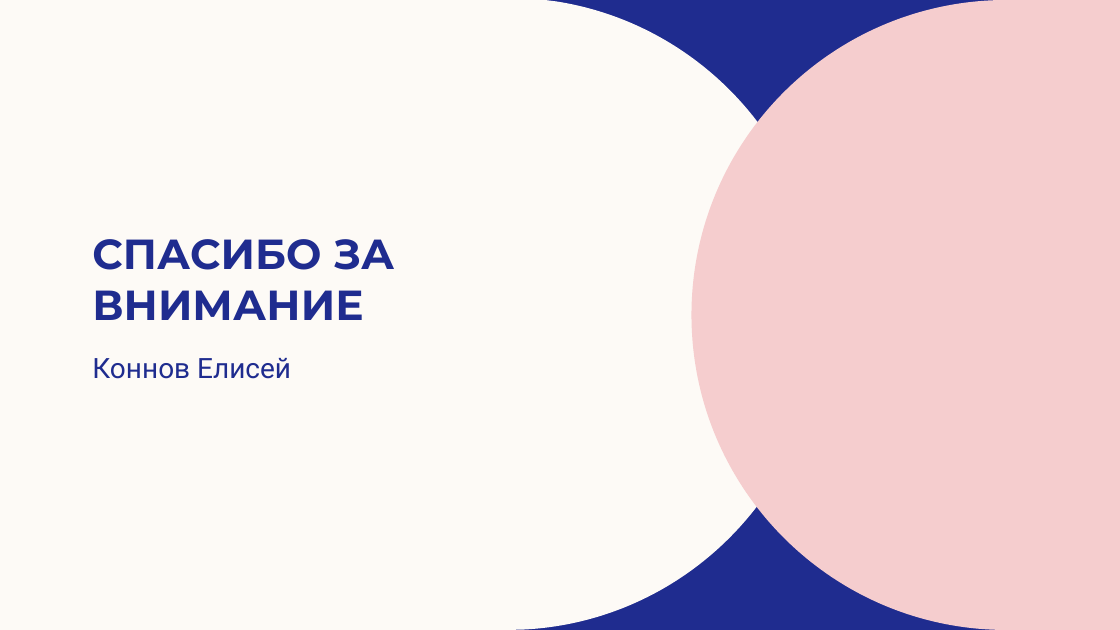
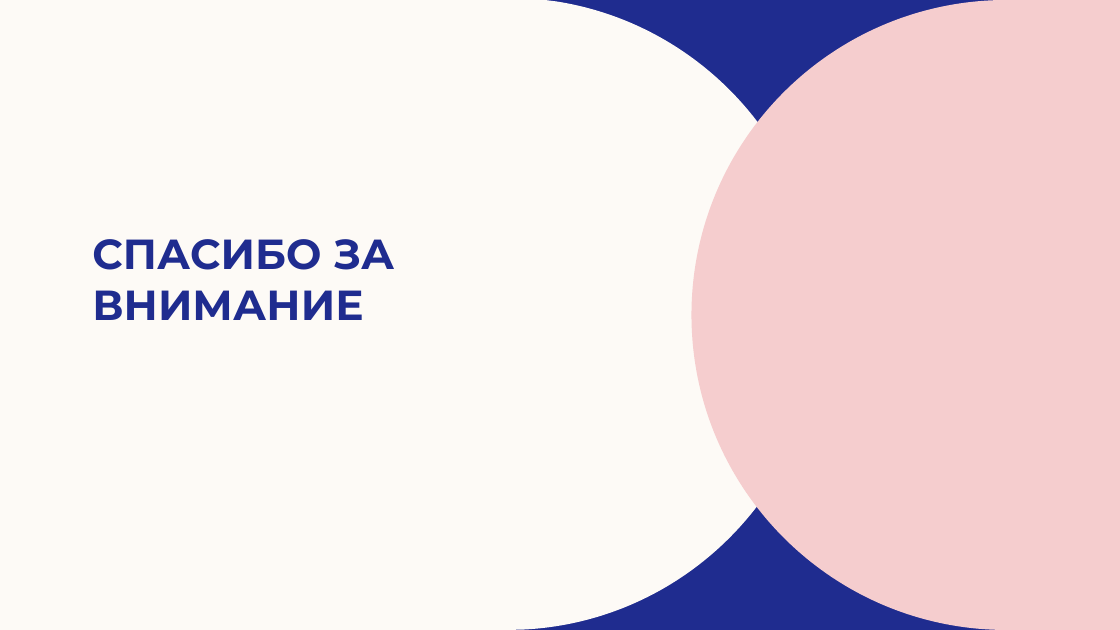
Before and after one commit to emerikko/news, a slide deck: slide 13 of Лицейский.pptx. Drawn at 1120x630 pixels with LibreOffice and Linux fonts; fonts in the diff are those of the drawing; background and template pictures are left out. Boxes give left, top, right and bottom in pixels: in the first picture for what was removed or moved away, otherwise in the second. Text is boxed around its words. In the diff, an @@ line names an element or a change of style, - is before the commit and + after.

```diff
--- a/Лицейский.pptx
+++ b/Лицейский.pptx
@@ subtitle removed at bbox=[92, 358, 291, 379] @@
-Коннов Елисей
```
Also in this commit, not shown: 7 other slides changed, 3 slides added, 3 slides removed, 1 other file.
